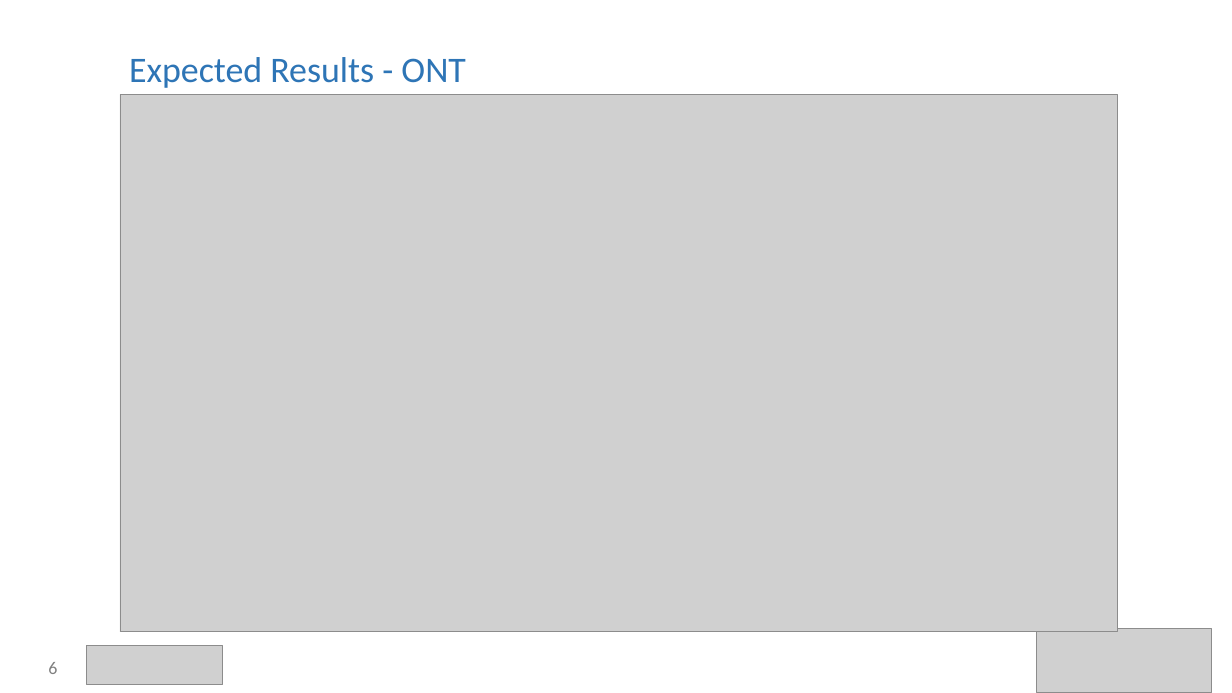
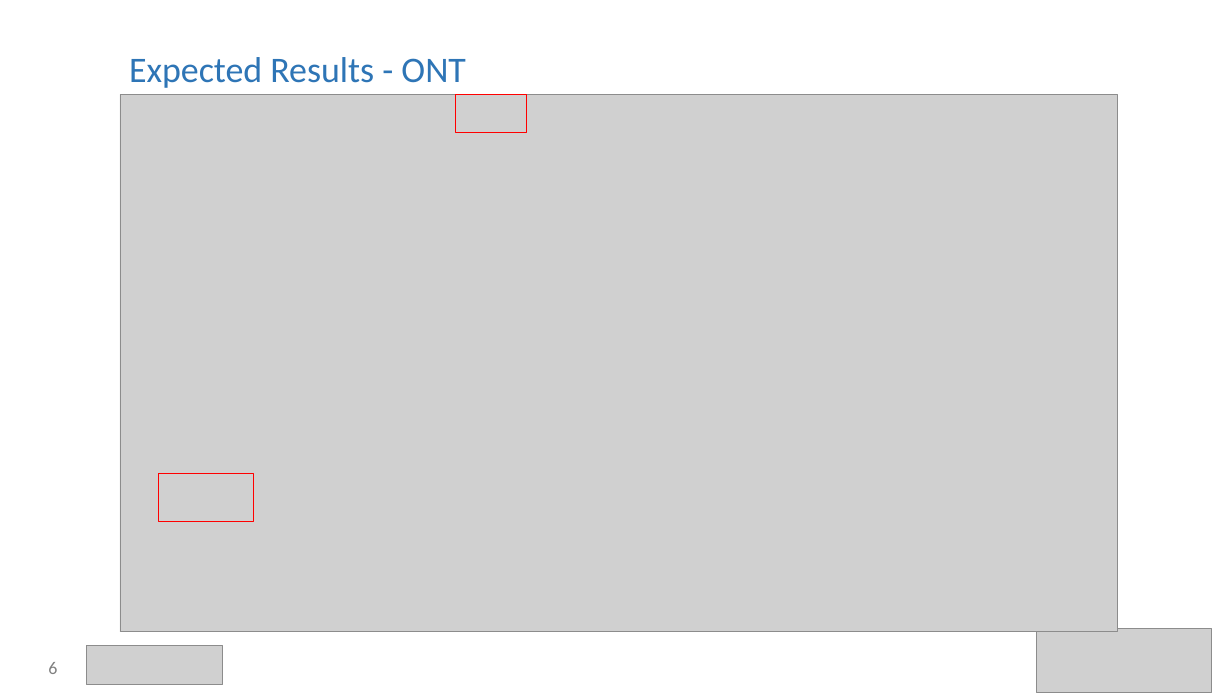
Before and after one commit to messjcuj/Test, a slide deck: slide 6 of hsi-service-demo.pptx. Drawn at 1232x693 pixels with LibreOffice and Linux fonts; fonts in the diff are those of the drawing; grey boxes stand for pictures. Boxes give left, top, right and bottom in pixels: in the first picture for what was removed or moved away, otherwise in the second. Text is boxed around its words. In the diff, an @@ line names an element or a change of style, - is before the commit and + after.

Commit message:
Fix

```diff
--- a/hsi-service-demo.pptx
+++ b/hsi-service-demo.pptx
@@ rectangle added at <box>456,94,527,132</box>, outline #FF0000 0.75 pt @@
@@ rectangle added at <box>158,473,253,521</box>, outline #FF0000 0.75 pt @@
```
Also in this commit, not shown: 2 other slides changed.
